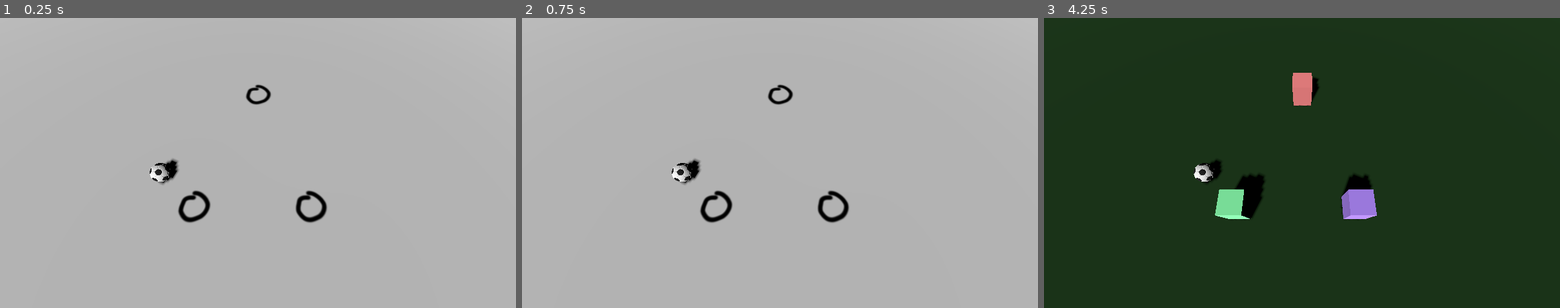
Above: before the commit, frames 1-3 (left to right).
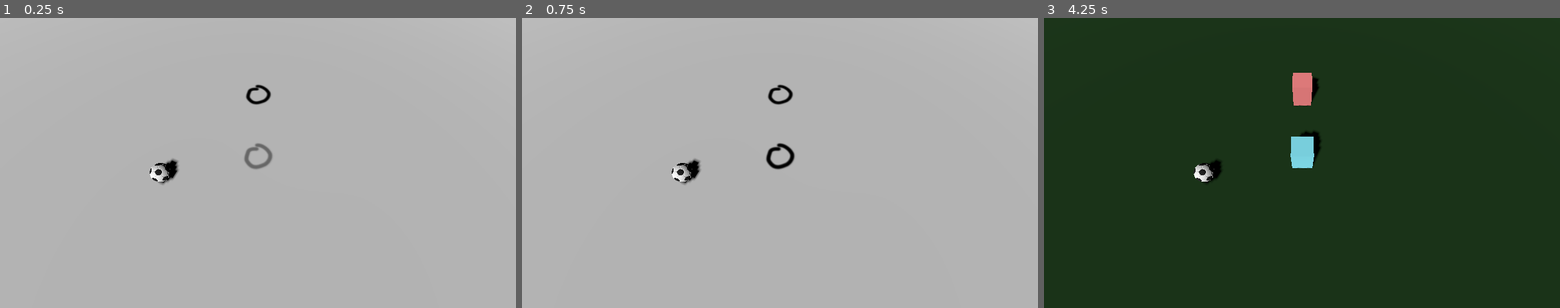
Above: after the commit, the same moments.

Repository: sundowns/gmtk-2025
Game: Godot game, scene res://game.tscn
The game is run twice, just before and just after one commit, with the same random seed, the same clock (stepped at 60 frames per second) and the same inputs.
Inputs (mouse positions are in pixels of both pictures, inside the frame that each line leads up to):
- Up to frame 1 (0.25 s): no input
- Up to frame 2 (0.75 s): tap Enter at 0.5 s; move the mouse to (893, 148) at 0.52 s; press the mouse at (893, 148) at 0.53 s; hold D (move_right) from 0.53 s (still down)
- Up to frame 3 (4.25 s): tap Space at 1.25, 2.75 s; move the mouse to (1198, 177) at 1.27 s; release D (move_right) at 1.28 s; release the mouse at (1198, 177) at 1.28 s; hold S (move_down) 1.28-2.03 s; click (1198, 177) at 1.35 s; tap Enter at 2, 3.5 s; move the mouse to (1353, 99) at 2.02 s; press the mouse at (1353, 99) at 2.03 s; hold D (move_right) 2.03-2.78 s; move the mouse to (1276, 221) at 2.77 s; release the mouse at (1276, 221) at 2.78 s; hold W (move_up) 2.78-3.53 s; click (1276, 221) at 2.85 s; move the mouse to (1456, 206) at 3.52 s; press the mouse at (1456, 206) at 3.53 s; hold A (move_left) from 3.53 s (still down); tap Tab (debug_toggle_game_mode) at 4.15 s

The runs differ from the first frame. In frame 1, 0.9% of the frame differs, in the area x 34-64%, y 43-71%; in frame 2, 0.9%; in frame 3, 2.5%, in the area x 33-65%, y 39-70%.

Commit message:
action recorder and replayer v0

Diff:
--- /dev/null
+++ b/autoload/ActionRecorder.gd
@@ -0,0 +1,40 @@
+extends Node
+
+# { player_id: [ {timestamp, type, data} ] }
+var _recorded_actions := {}
+var _recording_start_time_msec := 0
+var _is_recording := false
+
+func start_recording() -> void:
+	clear_actions()
+	_is_recording = true
+	_recording_start_time_msec = Time.get_ticks_msec()
+	print("ActionRecorder: Started recording.")
+
+func stop_recording() -> void:
+	_is_recording = false
+	print("ActionRecorder: Stopped recording.")
+
+func record_move(player_id: int, target_position: Vector3) -> void:
+	if not _is_recording:
+		return
+
+	if not _recorded_actions.has(player_id):
+		_recorded_actions[player_id] = []
+
+	var timestamp_msec = Time.get_ticks_msec() - _recording_start_time_msec
+	var action = {
+		"timestamp": timestamp_msec / 1000.0, # Convert to seconds
+		"type": "MOVE",
+		"data": target_position
+	}
+	_recorded_actions[player_id].append(action)
+
+func get_actions_for_player(player_id: int) -> Array:
+	if _recorded_actions.has(player_id):
+		return _recorded_actions[player_id]
+	return []
+
+func clear_actions() -> void:
+	_recorded_actions.clear()
+	print("ActionRecorder: All actions cleared.")
--- a/autoload/GameModeManager.gd
+++ b/autoload/GameModeManager.gd
@@ -10,3 +10,9 @@
 func set_current_mode(mode: GameMode):
 	current_mode = mode
 	Events.game_mode_changed.emit(current_mode)
+
+	match current_mode:
+		GameMode.PLANNING:
+			ActionRecorder.start_recording()
+		GameMode.REPLAY:
+			ActionRecorder.stop_recording()
--- a/entities/player/player.gd
+++ b/entities/player/player.gd
@@ -11,28 +11,64 @@
 @export var rotation_speed: float = 7
 @export var colour: Color = Color("ff8a8a")
 
+var _replay_actions: Array = []
+var _replay_timer: float = 0.0
+var _current_action_index: int = 0
+var _initial_position: Vector3 = Vector3.ZERO
+
 func _ready() -> void:
 	planning_sprite.modulate = Constants.COLOUR_PLAYER_PLANNING_DEFAULT
 	Events.game_mode_changed.connect(on_game_mode_changed)
 	(replay_mesh.material_override as StandardMaterial3D).albedo_color = colour
+	_initial_position = global_position
 
 func _physics_process(delta: float) -> void:
-	if GameModeManager.current_mode != GameModeManager.GameMode.PLANNING: return
-	if !is_selected: return
-	var velocity: Vector3 = Vector3.ZERO;
+	if GameModeManager.current_mode == GameModeManager.GameMode.PLANNING:
+		handle_planning_input(delta)
+	elif GameModeManager.current_mode == GameModeManager.GameMode.REPLAY:
+		handle_replay(delta)
+
+func handle_planning_input(delta: float) -> void:
+	if not is_selected: return
+	var velocity: Vector3 = Vector3.ZERO
 	if Input.is_action_pressed("move_left"):
-		velocity -= Vector3(1, 0, 0);
+		velocity -= Vector3(1, 0, 0)
 	if Input.is_action_pressed("move_right"):
-		velocity += Vector3(1, 0, 0);
+		velocity += Vector3(1, 0, 0)
 	if Input.is_action_pressed("move_up"):
-		velocity -= Vector3(0, 0, 1);
+		velocity -= Vector3(0, 0, 1)
 	if Input.is_action_pressed("move_down"):
-		velocity += Vector3(0, 0, 1);
+		velocity += Vector3(0, 0, 1)
 
-	if (velocity.length() > 0):
+	if velocity.length() > 0:
 		var direction = velocity.normalized()
 		replay_mesh.basis = replay_mesh.basis.slerp(Basis.looking_at(direction), delta * rotation_speed)
-		global_position += direction * move_speed * delta;
+		global_position += direction * move_speed * delta
+		ActionRecorder.record_move(get_instance_id(), global_position)
+
+func handle_replay(delta: float) -> void:
+	# Do nothing if there are no actions to play
+	if _replay_actions.is_empty():
+		return
+
+	_replay_timer += delta
+
+	# If the replay is finished, snap to the final position and stop.
+	var last_action = _replay_actions.back()
+	if _replay_timer >= last_action.timestamp:
+		global_position = last_action.data
+		return
+
+	# Find the current and next actions in the sequence
+	while _replay_actions[_current_action_index + 1].timestamp < _replay_timer:
+		_current_action_index += 1
+
+	var previous_action = _replay_actions[_current_action_index]
+	var next_action = _replay_actions[_current_action_index + 1]
+
+	# Interpolate between the two actions based on the timer
+	var t = inverse_lerp(previous_action.timestamp, next_action.timestamp, _replay_timer)
+	global_position = previous_action.data.lerp(next_action.data, t)
 
 func on_game_mode_changed(mode: GameModeManager.GameMode) -> void:
 	match mode:
@@ -44,10 +80,27 @@
 func enter_replay_mode() -> void:
 	replay.visible = true
 	planning.visible = false
+	_replay_actions = ActionRecorder.get_actions_for_player(get_instance_id())
+	_replay_timer = 0.0
+	_current_action_index = 0
+
+	# Create a "zeroth" action at the beginning of the replay sequence
+	# to ensure smooth interpolation from the player's starting position.
+	var initial_action = {
+		"timestamp": 0.0,
+		"type": "MOVE",
+		"data": _initial_position
+	}
+	_replay_actions.insert(0, initial_action)
+
+	# Set initial position for replay
+	global_position = _initial_position
+
 
 func enter_planning_mode() -> void:
 	replay.visible = false
 	planning.visible = true
+	global_position = _initial_position
 
 func _on_selectable_area_component_selected() -> void:
 	Events.new_player_selection_request.emit(self)
--- a/project.godot
+++ b/project.godot
@@ -13,10 +13,12 @@
 config/name="gmtk-2025"
 run/main_scene="uid://bcsw51ohk7d33"
 config/features=PackedStringArray("4.4", "Forward Plus")
+run/max_fps=60
 config/icon="res://icon.svg"
 
 [autoload]
 
+ActionRecorder="*res://autoload/ActionRecorder.gd"
 Events="*res://autoload/Events.gd"
 GameModeManager="*res://autoload/GameModeManager.gd"
 CursorManager="*res://autoload/CursorManager.gd"
--- a/world.tscn
+++ b/world.tscn
@@ -13,12 +13,7 @@
 transform = Transform3D(1, 0, 0, 0, 1, 0, 0, 0, 1, 0, 0, -1.90034)
 
 [node name="Player2" parent="Entities" instance=ExtResource("2_fj7yv")]
-transform = Transform3D(1, 0, 0, 0, 1, 0, 0, 0, 1, 1.1673, 0, 1.21585)
-colour = Color(0.701, 0.54, 1, 1)
-
-[node name="Player3" parent="Entities" instance=ExtResource("2_fj7yv")]
-transform = Transform3D(1, 0, 0, 0, 1, 0, 0, 0, 1, -1.40916, 0, 1.21585)
-colour = Color(0.54, 1, 0.685667, 1)
+colour = Color(0.54, 0.938667, 1, 1)
 
 [node name="Geometry" type="Node3D" parent="."]
 
Not shown, added: autoload/ActionRecorder.gd.uid
